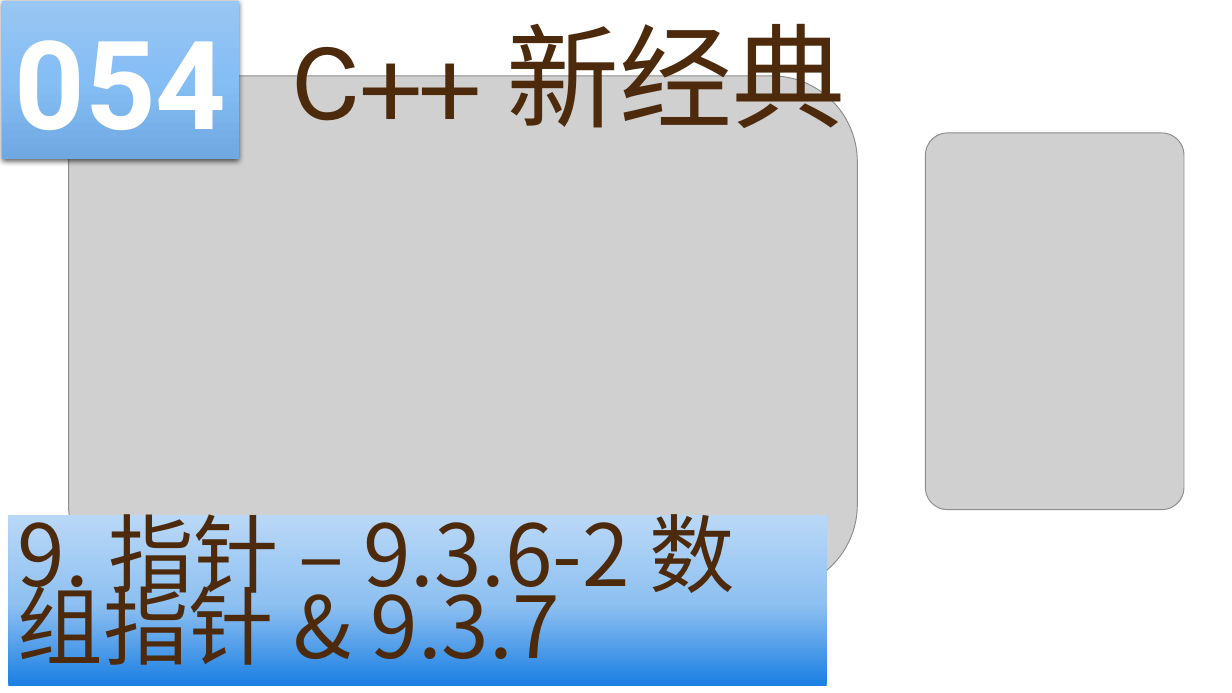
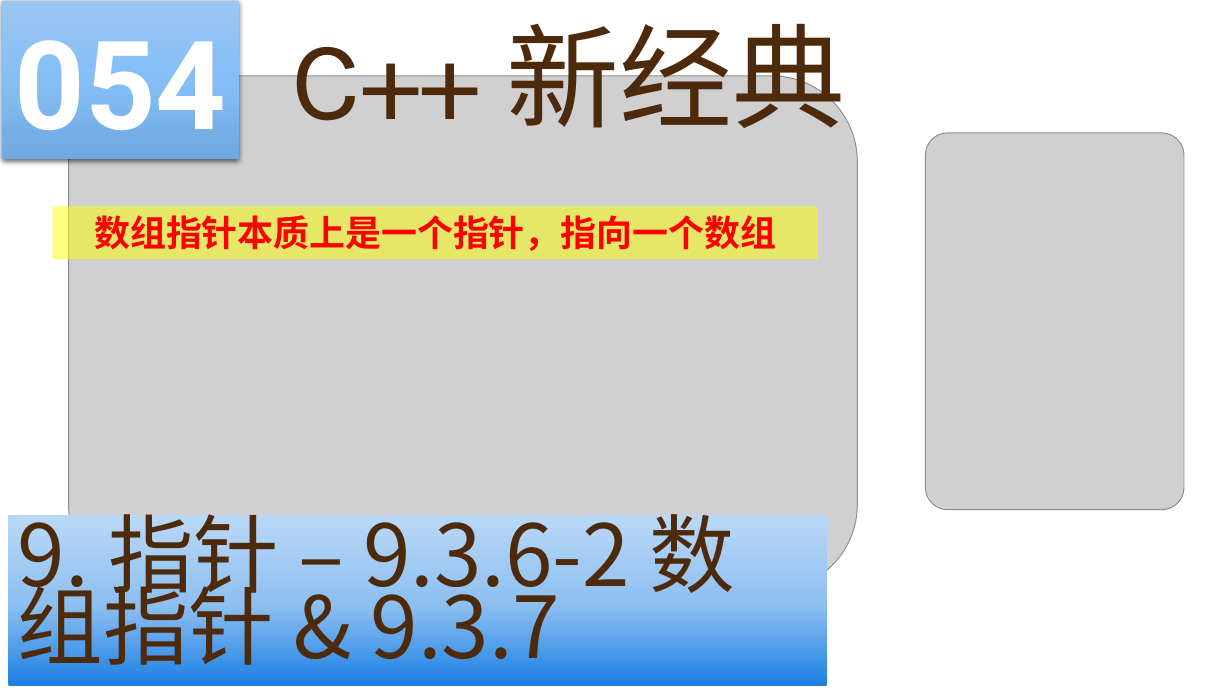
Before and after one commit to yasenstar/learn_cpp, a slide deck: slide 54 of cpp_new/C++ 新经典.pptx. Drawn at 1232x693 pixels with LibreOffice and Linux fonts; fonts in the diff are those of the drawing; grey boxes stand for pictures; background and template pictures are left out. Boxes give left, top, right and bottom in pixels: in the first picture for what was removed or moved away, otherwise in the second. Text is boxed around its words. In the diff, an @@ line names an element or a change of style, - is before the commit and + after.

```diff
--- a/cpp_new/C++ 新经典.pptx
+++ b/cpp_new/C++ 新经典.pptx
@@ rectangle added at [53,206,818,259], fill #FFFF00 at 50% opacity, 28 pt, text #FF0000, bold @@
+数组指针本质上是一个指针，指向一个数组
```
Also in this commit, not shown: 1 other slide changed, 2 other files.
